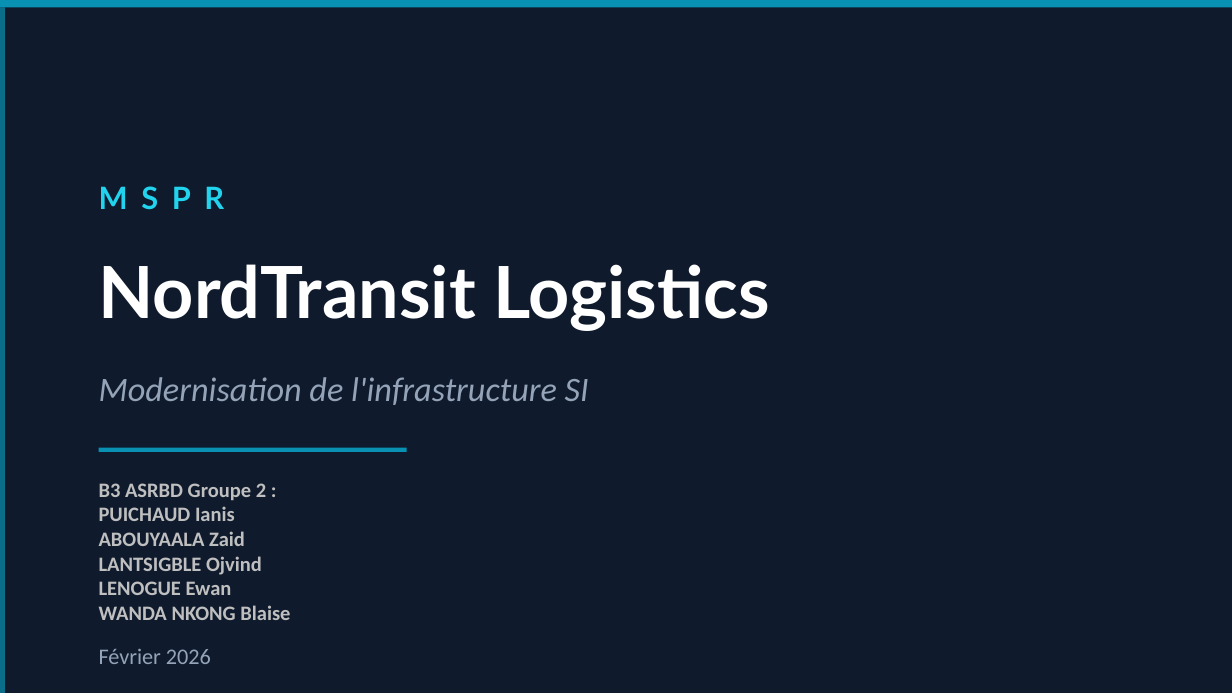
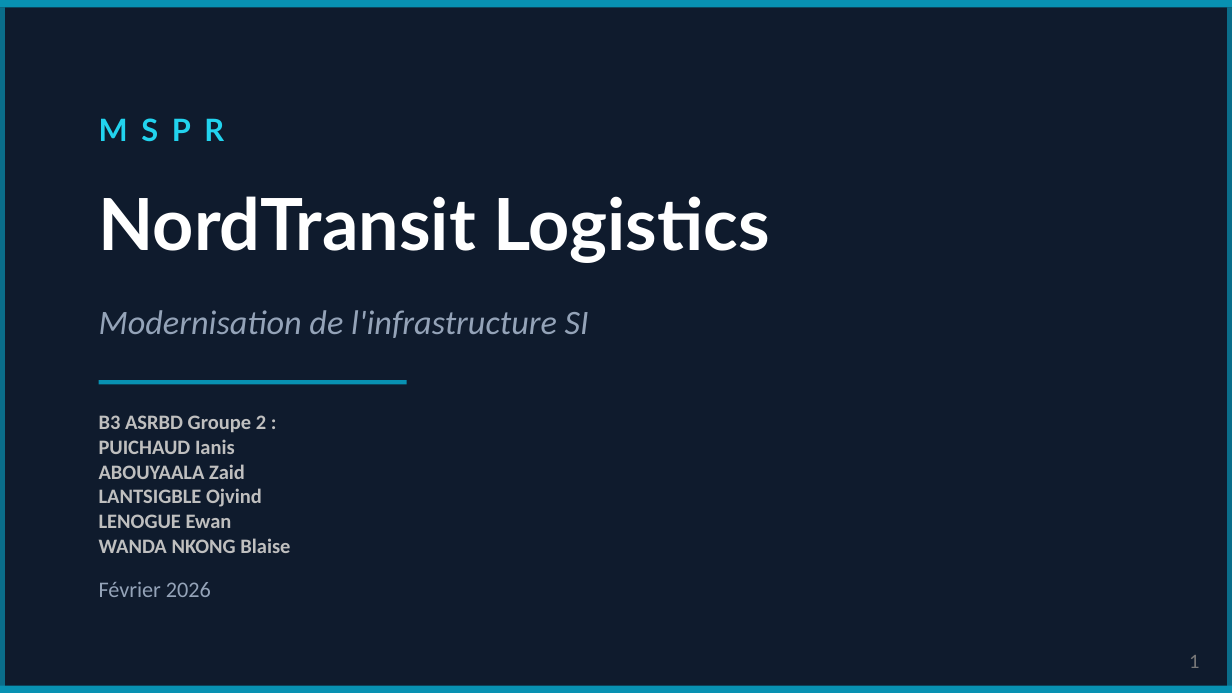
Before and after one commit to AnythingLegalConsidered/MSPR-NordTransit, a slide deck: slide 1 of docs/05-soutenance/MSPR_NordTransit_Presentation.pptx. Drawn at 1232x693 pixels with LibreOffice and Linux fonts; fonts in the diff are those of the drawing. Boxes give left, top, right and bottom in pixels: in the first picture for what was removed or moved away, otherwise in the second. Text is boxed around its words. In the diff, an @@ line names an element or a change of style, - is before the commit and + after.

```diff
--- a/docs/05-soutenance/MSPR_NordTransit_Presentation.pptx
+++ b/docs/05-soutenance/MSPR_NordTransit_Presentation.pptx
@@ rectangle added at bbox=[1227, 7, 1232, 693], fill #0891B2 at 70% opacity @@
@@ 5 texts, 1 line: place and size @@
-5 texts, 1 line at bbox=[99, 148, 1133, 664]
+5 texts, 1 line at bbox=[99, 80, 1133, 597]
@@ page number added at bbox=[1189, 655, 1199, 668], 12 pt, text #797979 @@
+1
@@ rectangle added at bbox=[0, 686, 1232, 693], fill #0891B2 @@
```
Also in this commit, not shown: 11 other slides changed, 16 other files.
